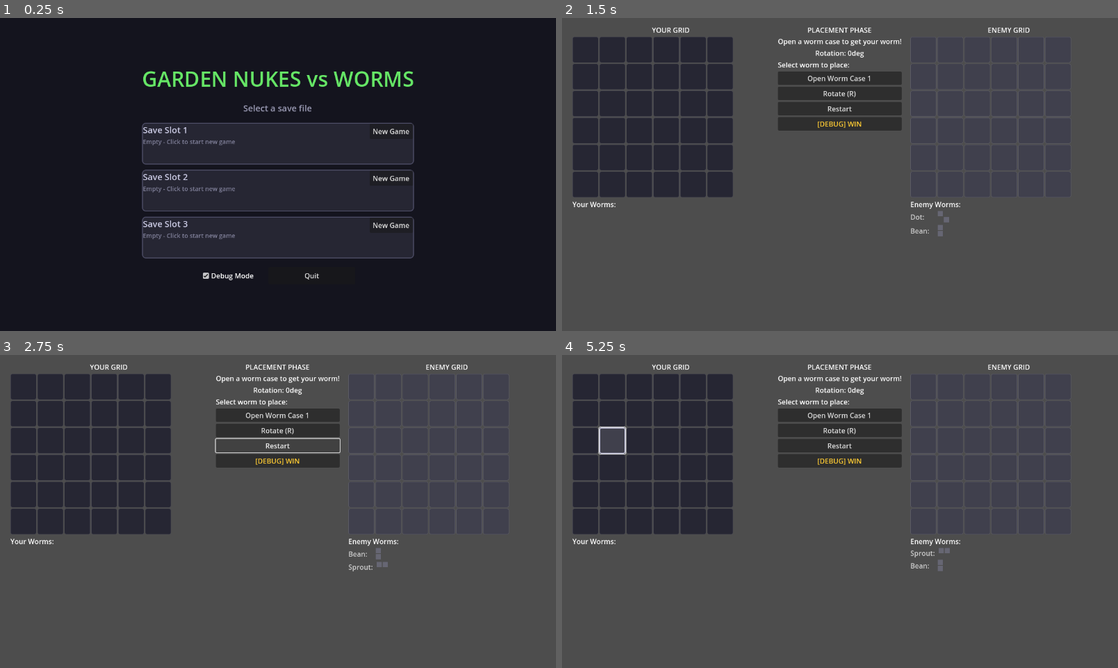
Above: before the commit, frames 1-4 (two rows, left to right).
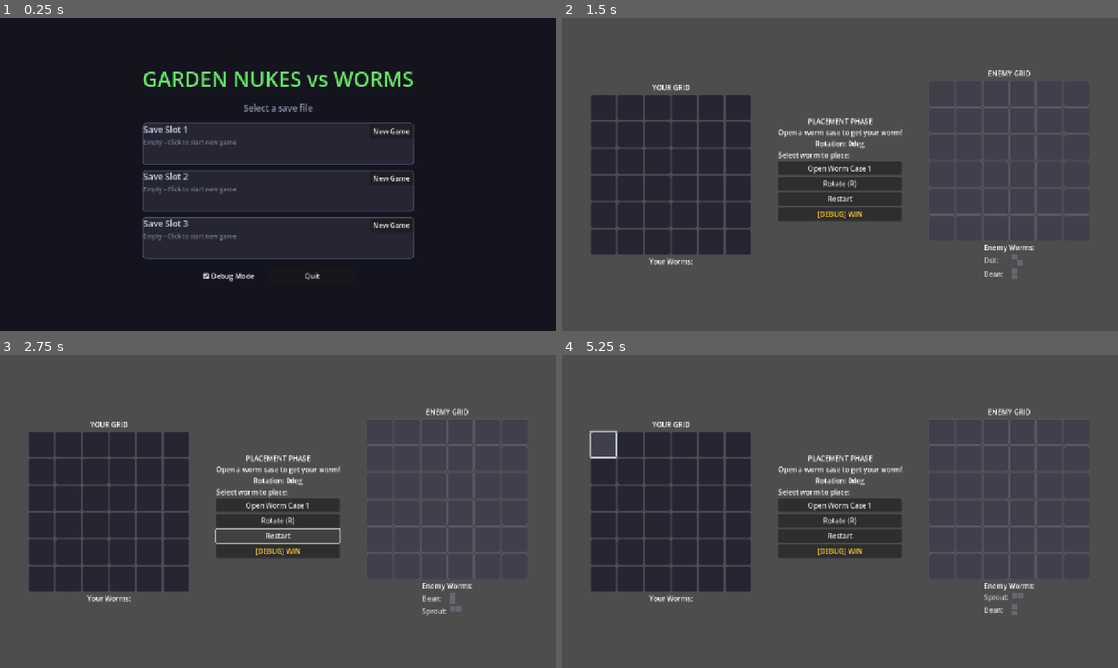
Above: after the commit, the same moments.

Repository: gdg-gdg/goldworm
Game: Godot game, scene res://StartMenu.tscn
Two runs of this game, one before a commit and one after it. Both use one fixed random seed, a clock stepped at 60 frames per second and the inputs below.
Inputs (mouse positions are in pixels of both pictures, inside the frame that each line leads up to):
- Up to frame 1 (0.25 s): no input
- Up to frame 2 (1.5 s): click "New Game" at 0.5 s; click "Fight!" at 1.25 s
- Up to frame 3 (2.75 s): click "Restart" at 2 s
- Up to frame 4 (5.25 s): click "Restart" at 2.75 s; click "Restart" at 3.5 s; click (584, 386) at 4.27 s; click (600, 442) at 5.02 s

The runs differ from the first frame. In frame 1, 2.7% of the frame differs, in the area x 25-75%, y 16-85%; in frame 2, 22%; in frame 3, 21%; in frame 4, 23%, in the area x 1-95%, y 3-84%.

Commit message:
Fix fullscreen scaling - center content at any resolution
Main.gd:
- Add SIZE_SHRINK_CENTER to grids and worm panels so they center
- Add vertical SIZE_EXPAND_FILL and ALIGNMENT_CENTER to all panels
- Content now stays centered when window expands

project.godot:
- Add stretch mode "canvas_items" for proper UI scaling
- Add stretch aspect "expand" to use full window space

Diff:
--- a/Main.gd
+++ b/Main.gd
@@ -135,17 +135,22 @@
 	var left_panel := VBoxContainer.new()
 	left_panel.name = "LeftPanel"
 	left_panel.size_flags_horizontal = Control.SIZE_EXPAND_FILL
+	left_panel.size_flags_vertical = Control.SIZE_EXPAND_FILL
+	left_panel.alignment = BoxContainer.ALIGNMENT_CENTER
 	main_hbox.add_child(left_panel)
 
 	var player_label := Label.new()
 	player_label.text = "YOUR GRID"
 	player_label.horizontal_alignment = HORIZONTAL_ALIGNMENT_CENTER
+	player_label.size_flags_horizontal = Control.SIZE_SHRINK_CENTER
 	left_panel.add_child(player_label)
 
 	player_grid = _create_grid("player")
+	player_grid.size_flags_horizontal = Control.SIZE_SHRINK_CENTER
 	left_panel.add_child(player_grid)
 
 	player_worm_panel = VBoxContainer.new()
+	player_worm_panel.size_flags_horizontal = Control.SIZE_SHRINK_CENTER
 	var pwp_label := Label.new()
 	pwp_label.text = "Your Worms:"
 	player_worm_panel.add_child(pwp_label)
@@ -154,7 +159,8 @@
 	# Center panel (controls + status)
 	var center_panel := VBoxContainer.new()
 	center_panel.size_flags_horizontal = Control.SIZE_SHRINK_CENTER
-
+	center_panel.size_flags_vertical = Control.SIZE_EXPAND_FILL
+	center_panel.alignment = BoxContainer.ALIGNMENT_CENTER
 	center_panel.custom_minimum_size.x = 200
 	main_hbox.add_child(center_panel)
 
@@ -233,17 +239,22 @@
 	var right_panel := VBoxContainer.new()
 	right_panel.name = "RightPanel"
 	right_panel.size_flags_horizontal = Control.SIZE_EXPAND_FILL
+	right_panel.size_flags_vertical = Control.SIZE_EXPAND_FILL
+	right_panel.alignment = BoxContainer.ALIGNMENT_CENTER
 	main_hbox.add_child(right_panel)
 
 	var cpu_label := Label.new()
 	cpu_label.text = "ENEMY GRID"
 	cpu_label.horizontal_alignment = HORIZONTAL_ALIGNMENT_CENTER
+	cpu_label.size_flags_horizontal = Control.SIZE_SHRINK_CENTER
 	right_panel.add_child(cpu_label)
 
 	cpu_grid = _create_grid("cpu")
+	cpu_grid.size_flags_horizontal = Control.SIZE_SHRINK_CENTER
 	right_panel.add_child(cpu_grid)
 
 	cpu_worm_panel = VBoxContainer.new()
+	cpu_worm_panel.size_flags_horizontal = Control.SIZE_SHRINK_CENTER
 	var cwp_label := Label.new()
 	cwp_label.text = "Enemy Worms:"
 	cpu_worm_panel.add_child(cwp_label)
--- a/project.godot
+++ b/project.godot
@@ -24,3 +24,5 @@
 
 window/size/viewport_width=1280
 window/size/viewport_height=720
+window/stretch/mode="canvas_items"
+window/stretch/aspect="expand"
